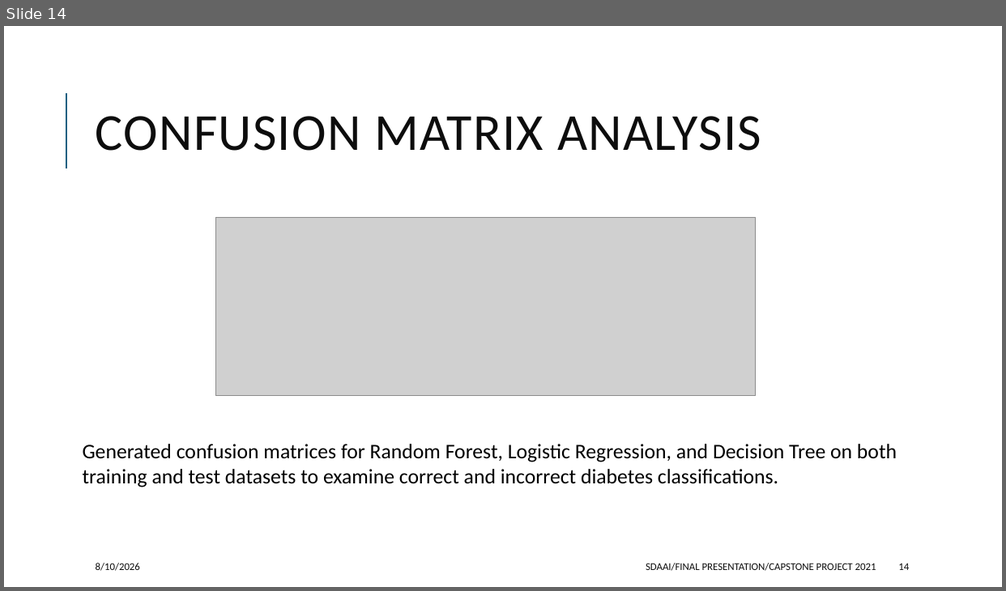
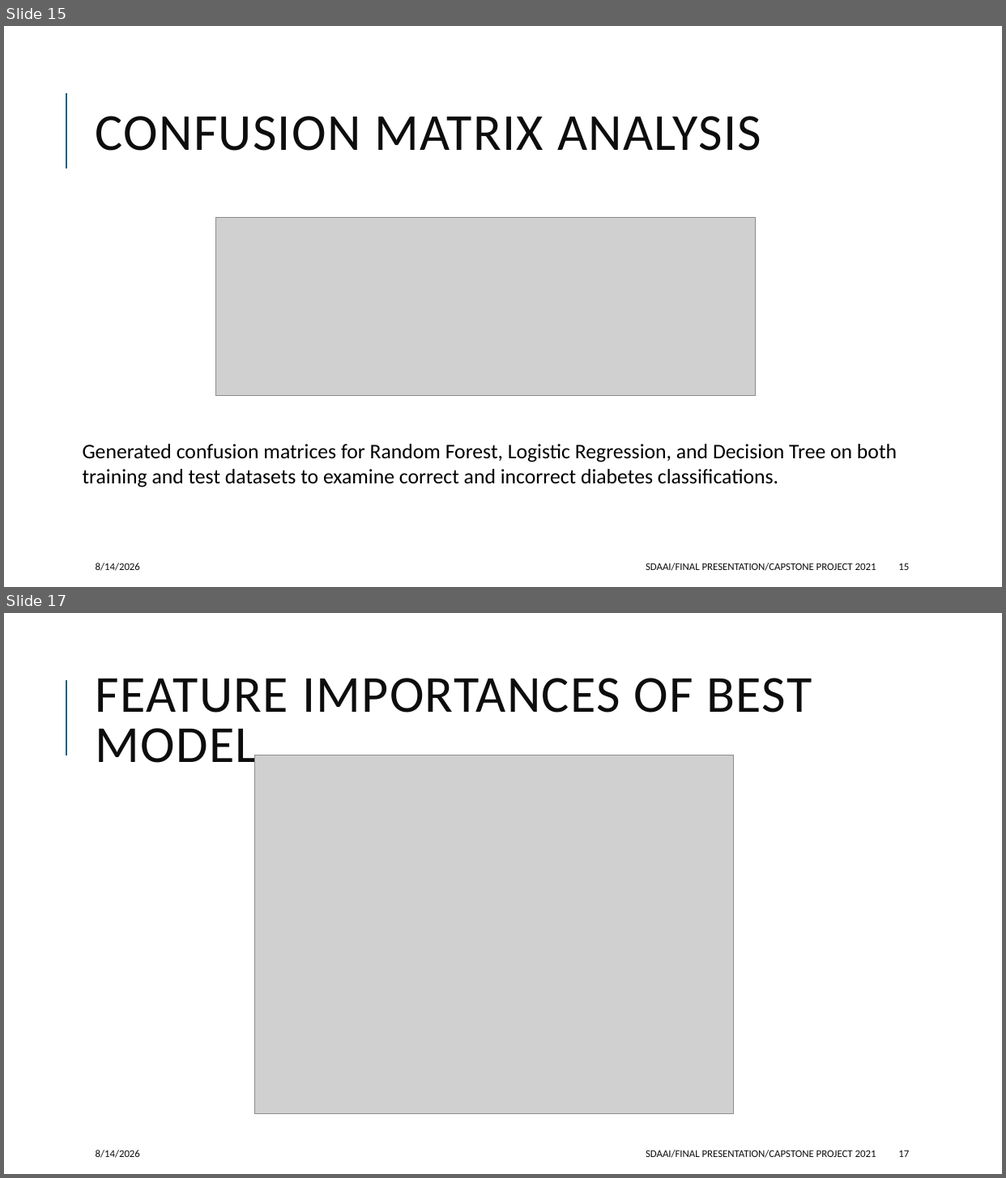
Before and after one commit to jeffwongqy/Streamlit-Based-Diabetes-Risk-Classification-Using-Machine-Learning, a slide deck: final_presentation.pptx. Shown one above the other, each under a label of ours: slide 14 before the commit, slides 15 and 17 after it; the slides between them are not shown. The pictures are 1006x591 and 1006x1178 pixels, drawn with LibreOffice and Linux fonts; fonts in the diff are those of the drawing; grey boxes stand for pictures. Boxes give left, top, right and bottom in pixels: in the first picture for what was removed or moved away, otherwise in the second. Text is boxed around its words. In the diff, an @@ line names an element or a change of style, - is before the commit and + after.

```diff
--- a/final_presentation.pptx
+++ b/final_presentation.pptx
@@ slide 17 added at (x1=4, y1=613, x2=1002, y2=1174), background #FFFFFF; not listed: 1 template element that a slide beside it also shows @@
@@ title added at (x1=96, y1=678, x2=812, y2=774), 50 pt, text #0D0D0D @@
+FEATURE IMPORTANCES OF BEST MODEL
@@ picture added at (x1=255, y1=756, x2=734, y2=1114) @@
@@ text added at (x1=96, y1=1150, x2=140, y2=1158), 10 pt, text #0D0D0D @@
+8/14/2026
@@ text added at (x1=646, y1=1150, x2=876, y2=1158), 10 pt, text #0D0D0D @@
+SDAAI/FINAL PRESENTATION/CAPSTONE PROJECT 2021
@@ page number added at (x1=898, y1=1150, x2=909, y2=1157), 10 pt, text #0D0D0D @@
+17
@@ what was slide 14 is now slide 15 @@
@@ slide 15 changed as well @@
@@ text at (x1=96, y1=563, x2=140, y2=571): text changed @@
-8/10/2026
+8/14/2026
@@ page number at (x1=898, y1=563, x2=909, y2=570): text changed @@
-14
+15
```
Also in this commit, not shown: 14 other slides changed, 3 other slides added, 2 other files.
